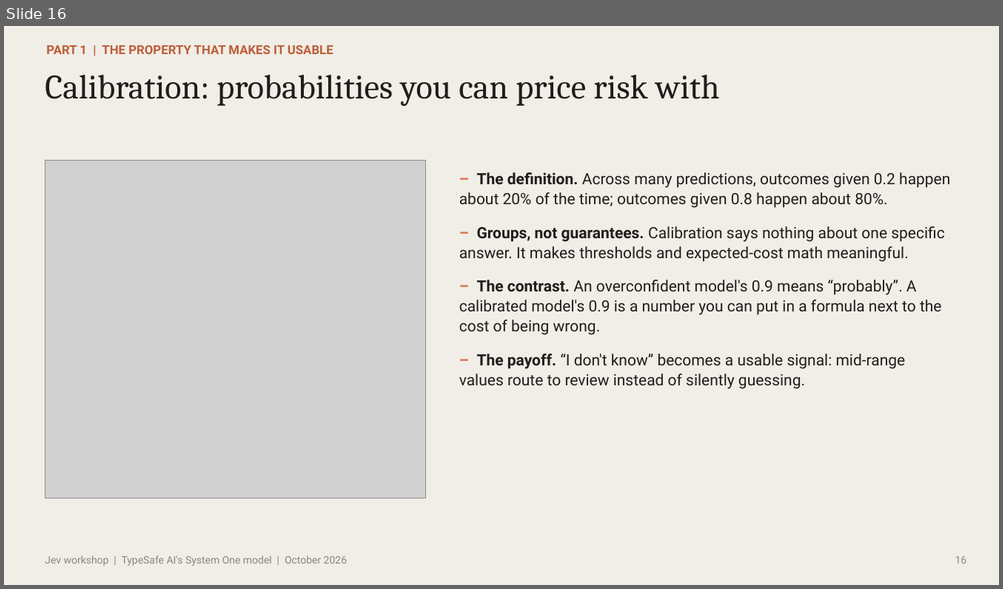
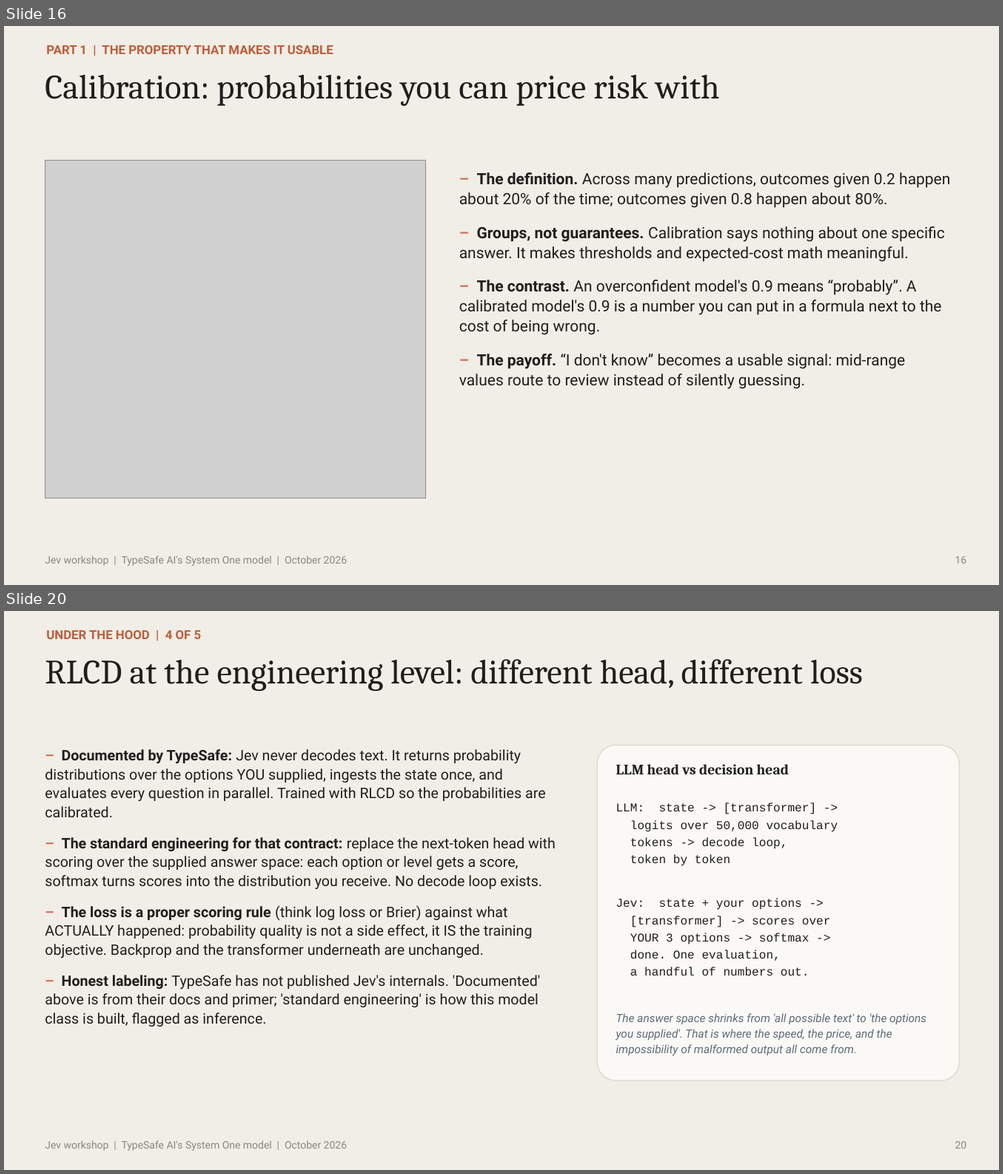
Before and after one commit to fnusatvik07/jev-workshop, a slide deck: deck/Jev-Workshop.pptx. Shown one above the other, each under a label of ours: slide 16 before the commit, slides 16 and 20 after it; the slides between them are not shown. The pictures are 1003x589 and 1003x1174 pixels, drawn with LibreOffice and Linux fonts; fonts in the diff are those of the drawing; grey boxes stand for pictures. Boxes give left, top, right and bottom in pixels: in the first picture for what was removed or moved away, otherwise in the second. Text is boxed around its words. In the diff, an @@ line names an element or a change of style, - is before the commit and + after.

Commit message:
Add engineering deep-dive section to deck (48 slides)
New 'Under the hood' section: transformer in one slide, the autoregressive
decode loop, RLHF at the engineering level (reward model, PPO, KL tether),
RLCD's decision head and proper-scoring-rule loss, why calibration is the
minimum of the objective (new chart), and the one-machine-four-objectives
recap table. Documented facts vs standard-engineering inference are labeled.

```diff
--- a/deck/Jev-Workshop.pptx
+++ b/deck/Jev-Workshop.pptx
@@ slide 20 added at [4, 611, 999, 1170], background #FFFFFF @@
@@ rectangle added at [4, 611, 999, 1170], fill #F0EEE6 @@
@@ text added at [46, 630, 202, 639], 12 pt, text #BD5D3A, bold @@
+UNDER THE HOOD | 4 OF 5
@@ text added at [45, 659, 862, 691], 33 pt, text #1F1E1D @@
+RLCD at the engineering level: different head, different loss
@@ text added at [45, 749, 555, 1027], 14 pt, text #1F1E1D @@
+– Documented by TypeSafe: Jev never decodes text. It returns probability distributions over the options YOU supplied, ingests the state once, and evaluates every question in parallel. Trained with RLCD so the probabilities are calibrated.
+– The standard engineering for that contract: replace the next-token head with scoring over the supplied answer space: each option or level gets a score, softmax turns scores into the distribution you receive. No decode loop exists.
+– The loss is a proper scoring rule (think log loss or Brier) against what ACTUALLY happened: probability quality is not a side effect, it IS the training objective. Backprop and the transformer underneath are unchanged.
+– Honest labeling: TypeSafe has not published Jev's internals. 'Documented' above is from their docs and primer; 'standard engineering' is how this model class is built, flagged as inference.
@@ rounded rectangle added at [597, 745, 959, 1081], fill #FAF9F5, outline #DEDACE 1 pt @@
@@ text added at [616, 764, 788, 775], 14 pt, text #1F1E1D, bold @@
+LLM head vs decision head
@@ text added at [616, 803, 838, 976], 11.5 pt, text #1F1E1D @@
+LLM: state -> [transformer] ->
+logits over 50,000 vocabulary
+tokens -> decode loop,
+token by token
+Jev: state + your options ->
+[transformer] -> scores over
+YOUR 3 options -> softmax ->
+done. One evaluation,
+a handful of numbers out.
@@ text added at [616, 1014, 926, 1056], 11 pt, text #5E6B7A, italic @@
+The answer space shrinks from 'all possible text' to 'the options you supplied'. That is where the speed, the price, and the impossibility of malformed output all come from.
@@ text added at [45, 1141, 347, 1151], 10 pt, text #8A8780 @@
+Jev workshop | TypeSafe AI's System One model | October 2026
@@ text added at [955, 1142, 967, 1149], 10 pt, text #8A8780 @@
+20
```
Also in this commit, not shown: 25 slides changed, 5 other slides added, 4 other files.
